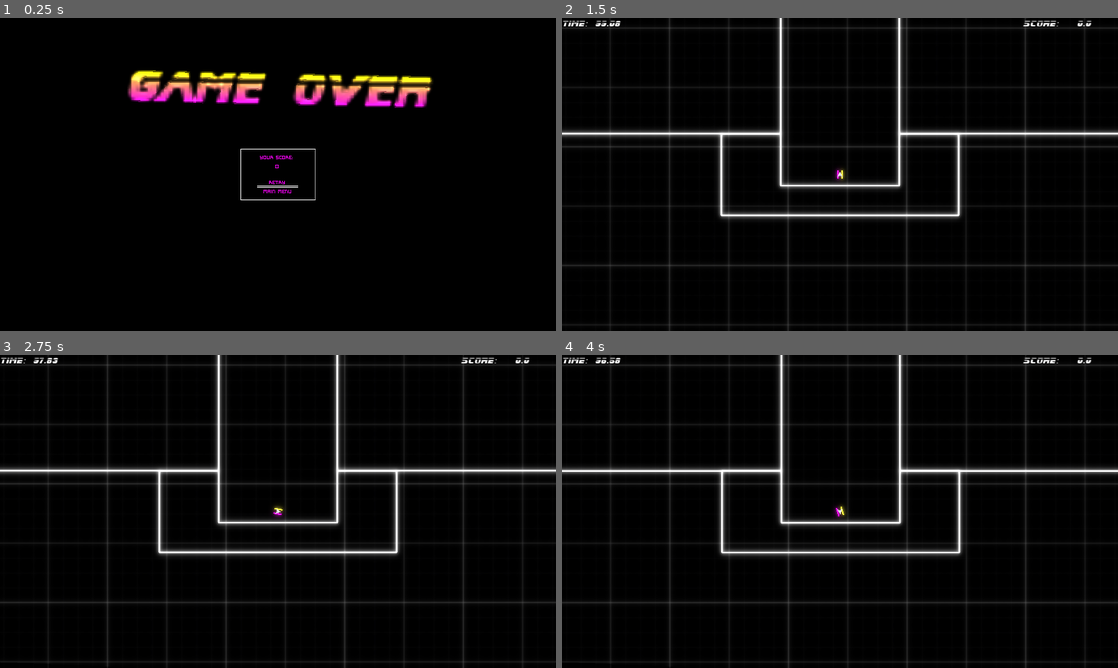
Above: before the commit, frames 1-4 (two rows, left to right).
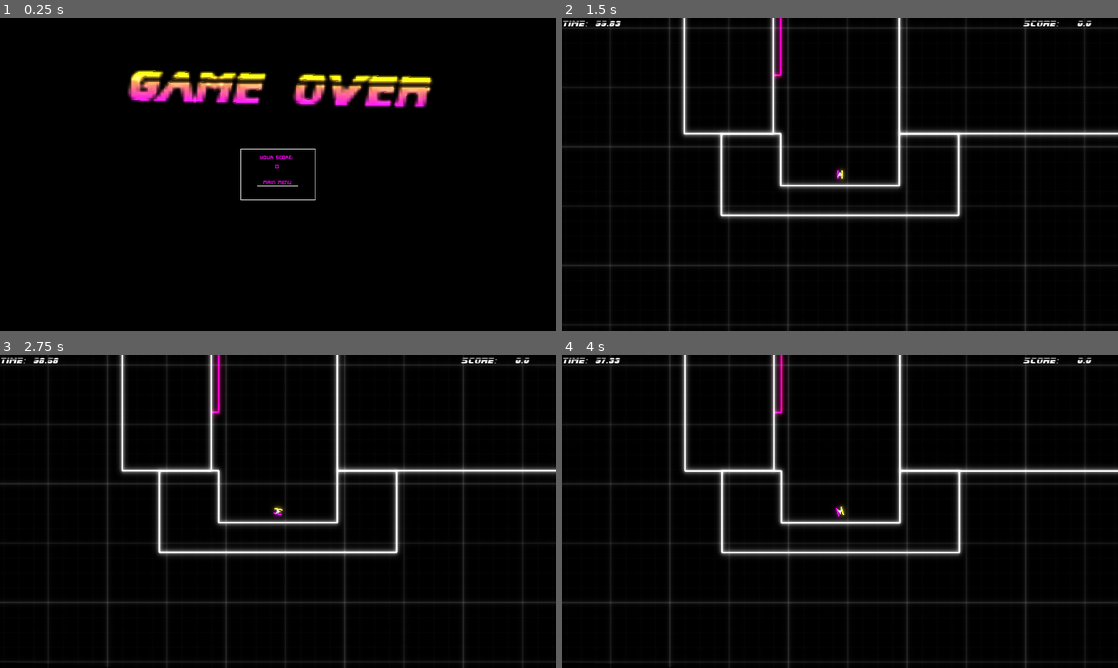
Above: after the commit, the same moments.

Repository: Vetinar1/BLADESURFER
Game: Godot game, scene res://GameOver.tscn
The game is run twice, just before and just after one commit, with the same random seed, the same clock (stepped at 60 frames per second) and the same inputs. This scene is started directly instead of the project's main scene. Sound files missing from this copy of the repository are replaced by a short silence.
Inputs (mouse positions are in pixels of both pictures, inside the frame that each line leads up to):
- Up to frame 1 (0.25 s): no input
- Up to frame 2 (1.5 s): click (840, 180) at 0.5 s, where only the run before the commit has a clickable "Retry"; click (840, 177) at 1.25 s, where only the run after the commit has a clickable "Start Game"
- Up to frame 3 (2.75 s): hold Right (right) from 2.03 s (still down); hold Space (switch) from 2.03 s (still down)
- Up to frame 4 (4 s): release Right (right) at 2.78 s; release Space (switch) at 2.78 s; hold Down (down) 2.78-3.53 s; tap Space (switch) at 2.85 s; hold Right (right) from 3.53 s (still down); hold Space (switch) from 3.53 s (still down)

The runs differ from the first frame. In frame 1, less than 0.1% of the frame differs, in the area x 46-54%, y 52-56%; in frame 2, 1.9%; in frame 3, 1.9%, in the area x 0-40%, y 0-39%; in frame 4, 1.9%.

Commit message:
gameover fix

Diff:
--- a/GameOver.gd
+++ b/GameOver.gd
@@ -6,9 +6,5 @@
 
 
 
-func _on_RetryButton_pressed():
-	get_tree().change_scene("res://Level.tscn")
-
-
 func _on_MainMenuButton_pressed():
 	get_tree().change_scene("res://GoodMainMenu.tscn")
--- a/GameOver.tscn
+++ b/GameOver.tscn
@@ -109,22 +109,16 @@
 margin_bottom = 94.0
 rect_min_size = Vector2( 0, 20 )
 
-[node name="RetryButton" type="Button" parent="PanelContainer/HBoxContainer/VBoxContainer"]
+[node name="MainMenuButton" type="Button" parent="PanelContainer/HBoxContainer/VBoxContainer"]
 margin_top = 98.0
 margin_right = 147.0
 margin_bottom = 126.0
-text = "Retry"
-
-[node name="MainMenuButton" type="Button" parent="PanelContainer/HBoxContainer/VBoxContainer"]
-margin_top = 130.0
-margin_right = 147.0
-margin_bottom = 158.0
 text = "Main Menu"
 
 [node name="Control3" type="Control" parent="PanelContainer/HBoxContainer/VBoxContainer"]
-margin_top = 162.0
+margin_top = 130.0
 margin_right = 147.0
-margin_bottom = 172.0
+margin_bottom = 140.0
 rect_min_size = Vector2( 0, 10 )
 
 [node name="Control2" type="Control" parent="PanelContainer/HBoxContainer"]
@@ -177,5 +171,4 @@
 stream = ExtResource( 4 )
 autoplay = true
 
-[connection signal="pressed" from="PanelContainer/HBoxContainer/VBoxContainer/RetryButton" to="." method="_on_RetryButton_pressed"]
 [connection signal="pressed" from="PanelContainer/HBoxContainer/VBoxContainer/MainMenuButton" to="." method="_on_MainMenuButton_pressed"]
